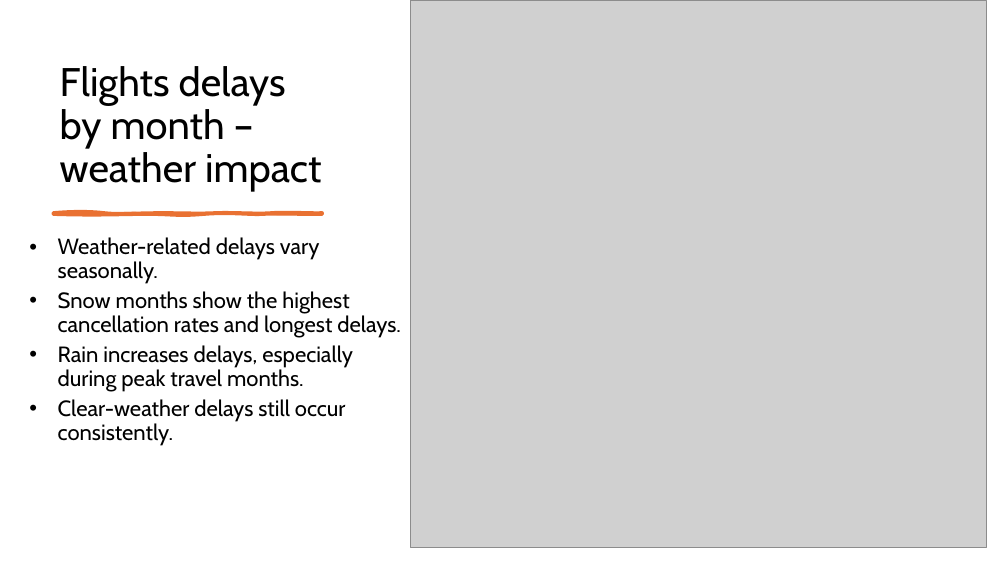
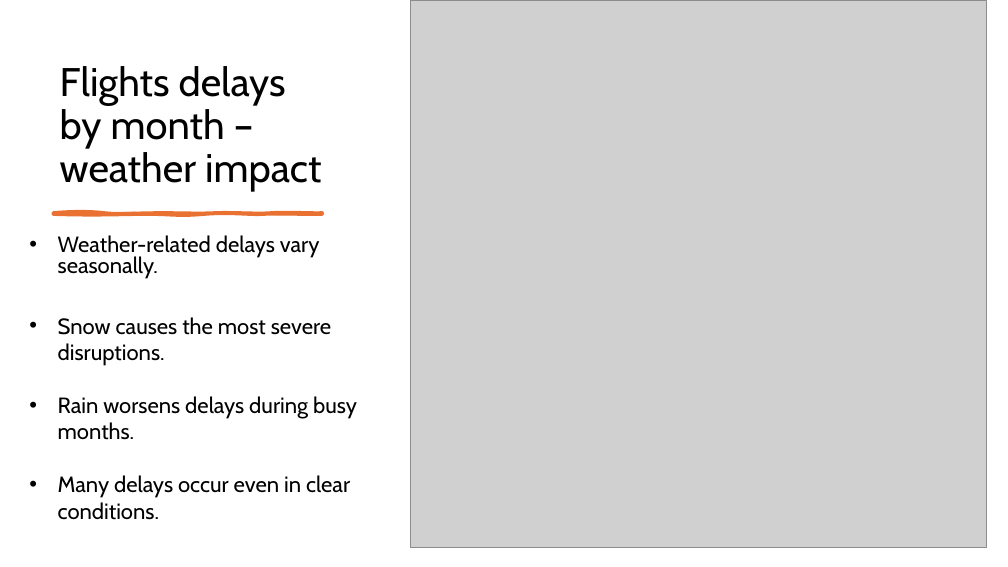
Before and after one commit to divyavegi/Capstone-Flight-Delay-and-Cancellation-, a slide deck: slide 14 of CAPSTONE US FLIGHT DISRUPTION.pptx. Drawn at 1008x567 pixels with LibreOffice and Linux fonts; fonts in the diff are those of the drawing; grey boxes stand for pictures. Boxes give left, top, right and bottom in pixels: in the first picture for what was removed or moved away, otherwise in the second. Text is boxed around its words. In the diff, an @@ line names an element or a change of style, - is before the commit and + after.

```diff
--- a/CAPSTONE US FLIGHT DISRUPTION.pptx
+++ b/CAPSTONE US FLIGHT DISRUPTION.pptx
@@ text at bbox=[58, 235, 320, 279]: line spacing 0.9 to 0.8 @@
@@ text at bbox=[58, 317, 357, 520]: text changed @@
-• Snow months show the highest cancellation rates and longest delays.
-• Rain increases delays, especially during peak travel months.
-• Clear-weather delays still occur consistently.
+• Snow causes the most severe disruptions.
+• Rain worsens delays during busy months.
+• Many delays occur even in clear conditions.
```
Also in this commit, not shown: 12 other slides changed, 3 other files.
